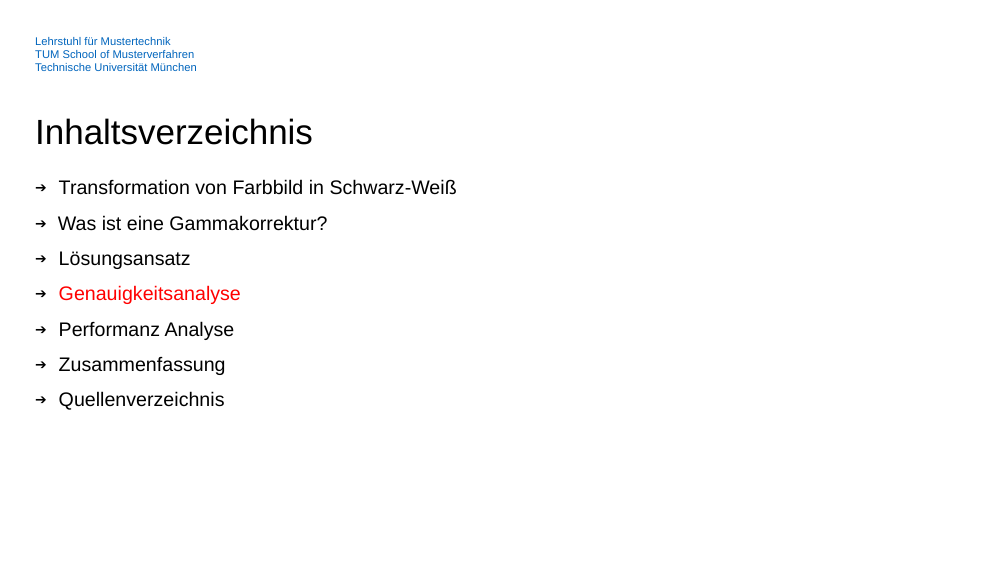
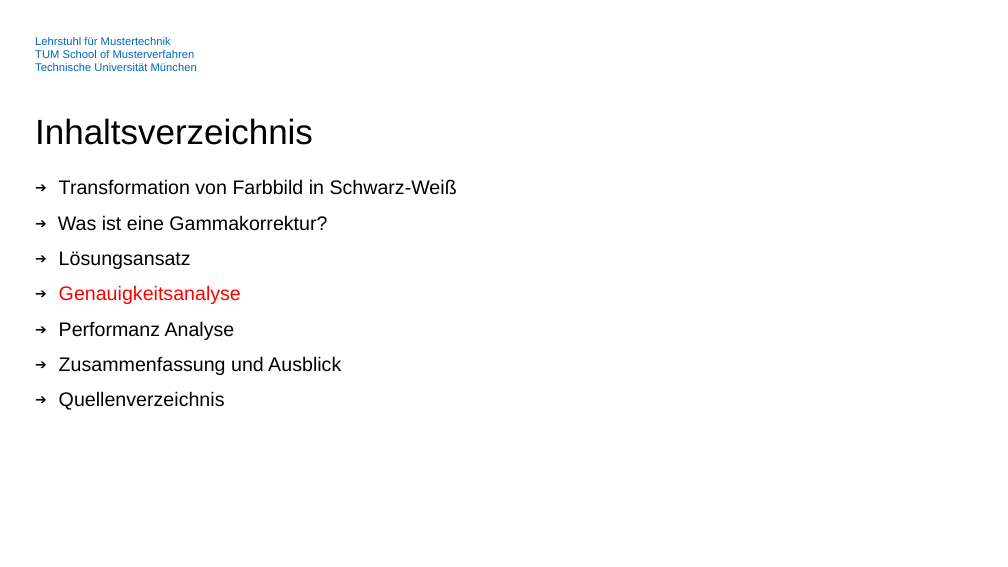
Before and after one commit to tianhaogutum/1, a slide deck: slide 10 of Vortrag/Vortrag.pptx. Drawn at 1008x567 pixels with LibreOffice and Linux fonts; fonts in the diff are those of the drawing; background and template pictures are left out. Boxes give left, top, right and bottom in pixels: in the first picture for what was removed or moved away, otherwise in the second. Text is boxed around its words. In the diff, an @@ line names an element or a change of style, - is before the commit and + after.

Commit message:
update

```diff
--- a/Vortrag/Vortrag.pptx
+++ b/Vortrag/Vortrag.pptx
@@ text at bbox=[59, 285, 341, 410]: text changed @@
-➔ Genauigkeitsanalyse
-➔ Performanz Analyse
-➔ Zusammenfassung
-➔ Quellenverzeichnis
+➔ Genauigkeitsanalyse
+➔ Performanz Analyse
+➔ Zusammenfassung und Ausblick
+➔ Quellenverzeichnis
```
